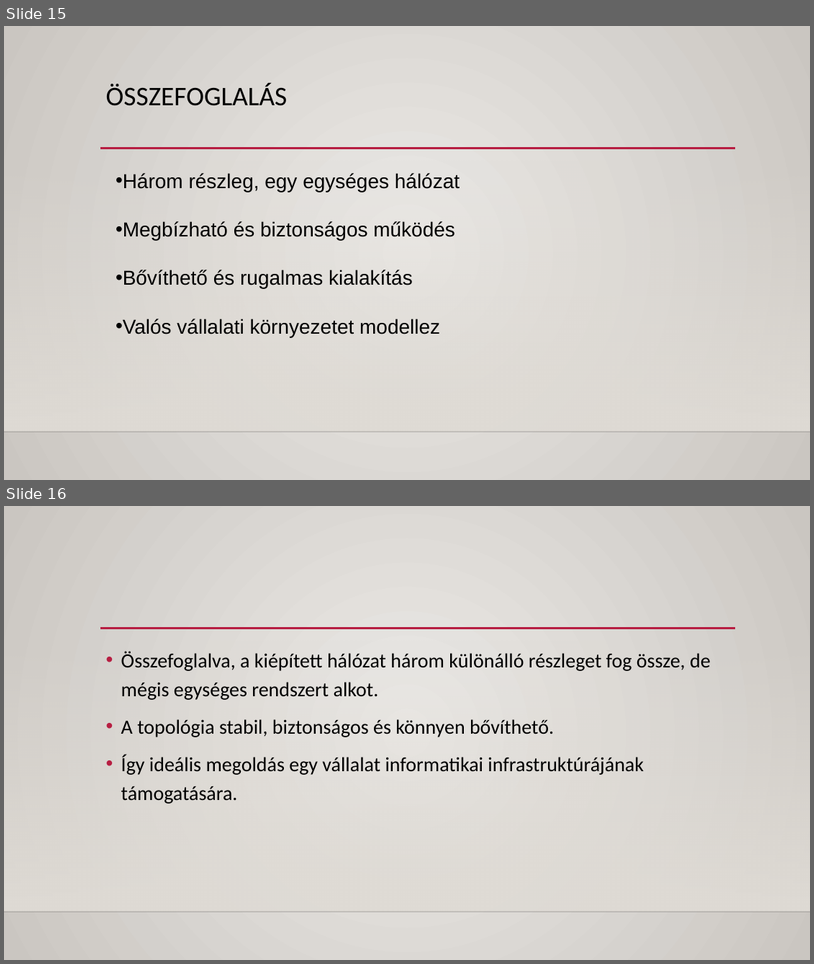
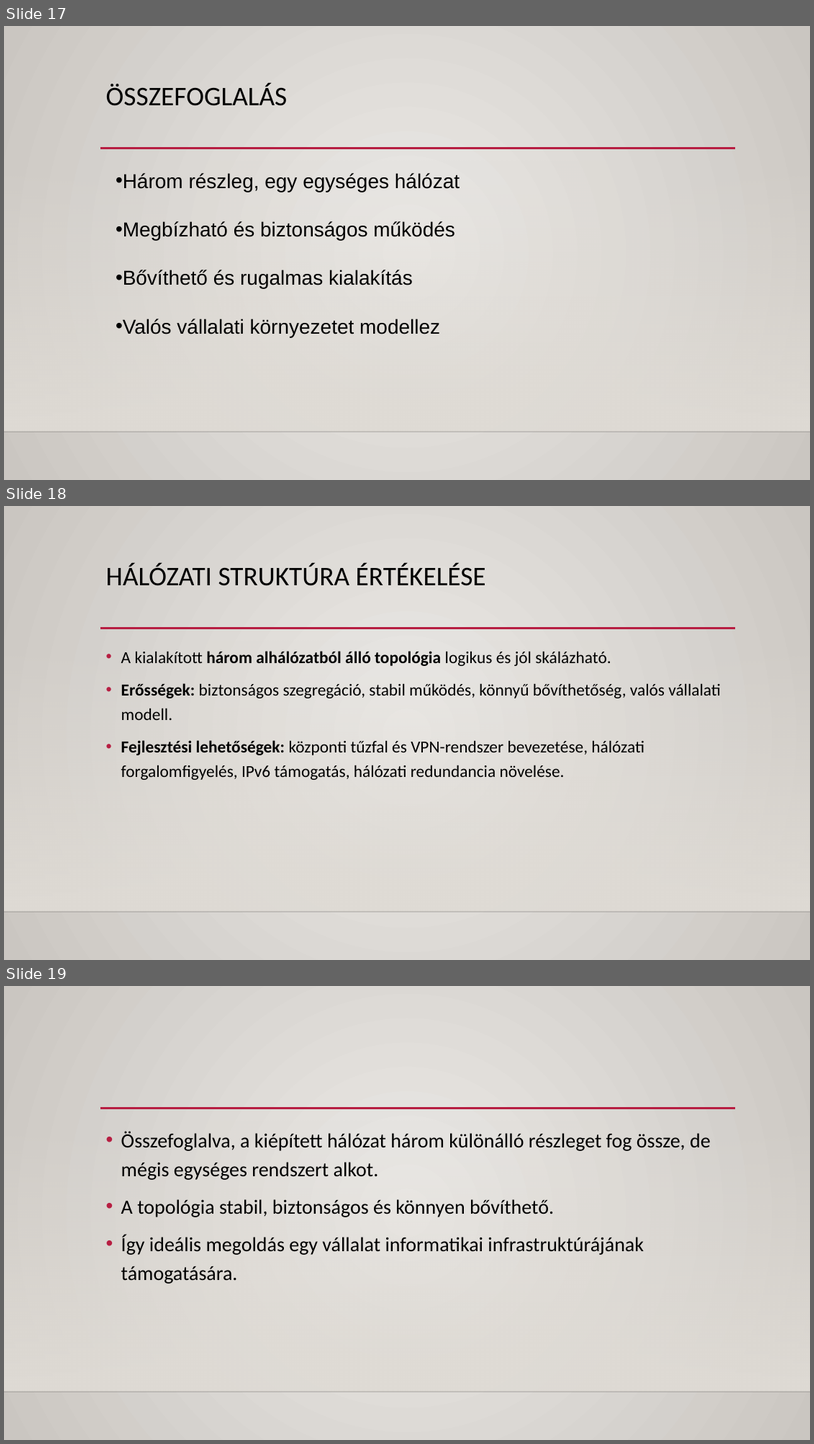
Before and after one commit to Ozen116/Ozen, a slide deck: NETCORE SOLUTION KFT.pptx. Shown one above the other, each under a label of ours: slides 15 and 16 before the commit, slides 17, 18 and 19 after it. The pictures are 814x964 and 814x1444 pixels, drawn with LibreOffice and Linux fonts; fonts in the diff are those of the drawing; background and template pictures are left out. Boxes give left, top, right and bottom in pixels: in the first picture for what was removed or moved away, otherwise in the second. Text is boxed around its words. In the diff, an @@ line names an element or a change of style, - is before the commit and + after.

```diff
--- a/NETCORE SOLUTION KFT.pptx
+++ b/NETCORE SOLUTION KFT.pptx
@@ slide 18 added at (4, 506, 810, 960), background gradient #ECEAE7 to #CAC7C1; not listed: 3 template elements that a slide beside it also shows @@
@@ title added at (106, 563, 486, 586), 32 pt, text #000000 @@
+HÁLÓZATI STRUKTÚRA ÉRTÉKELÉSE
@@ text added at (121, 651, 721, 780), 20 pt, text #000000 @@
+• A kialakított három alhálózatból álló topológia logikus és jól skálázható.
+• Erősségek: biztonságos szegregáció, stabil működés, könnyű bővíthetőség, valós vállalati modell.
+• Fejlesztési lehetőségek: központi tűzfal és VPN-rendszer bevezetése, hálózati forgalomfigyelés, IPv6 támogatás, hálózati redundancia növelése.
@@ what was slide 15 is now slide 17 @@
@@ what was slide 16 is now slide 19 @@
```
Also in this commit, not shown: 6 slides changed, 3 other slides added.
